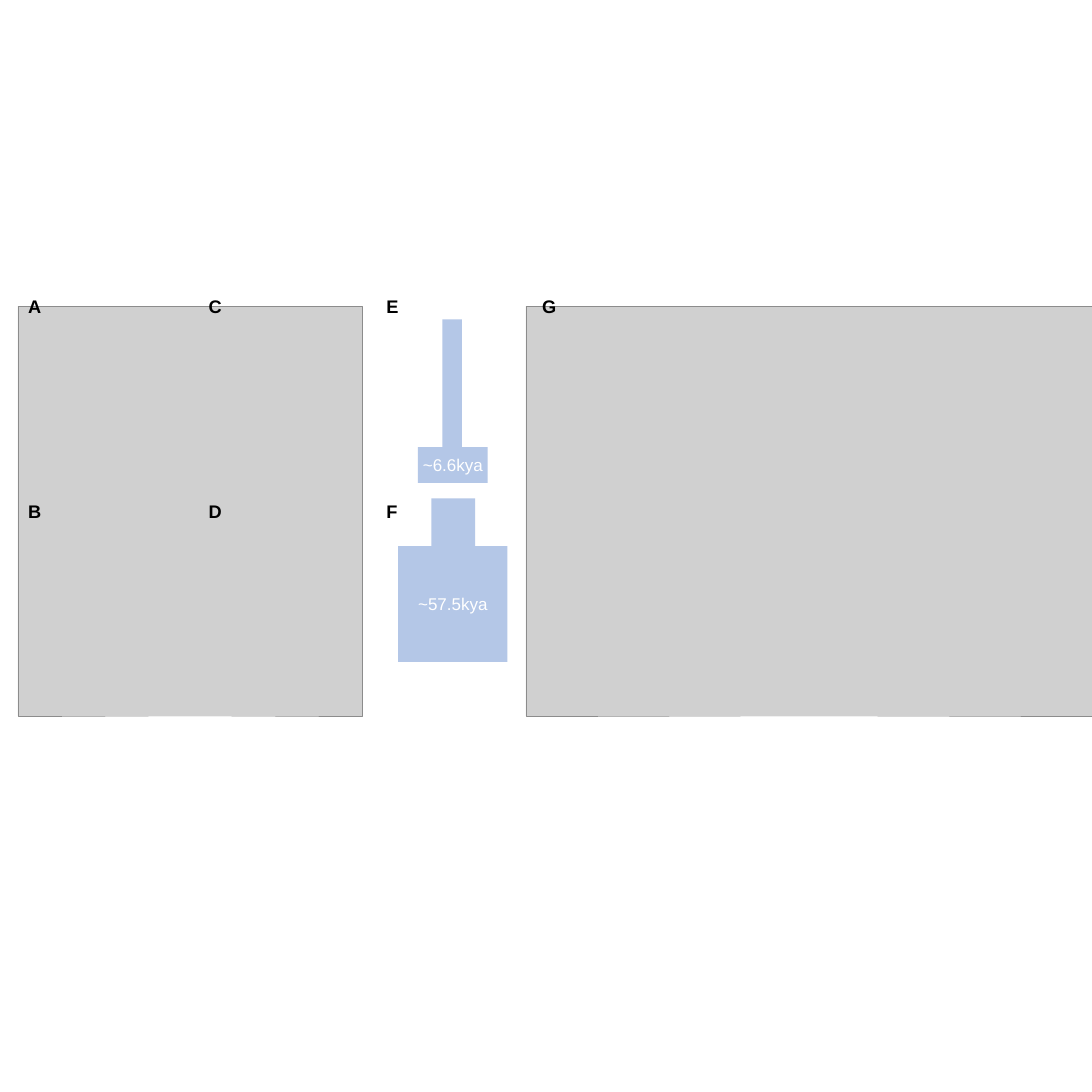
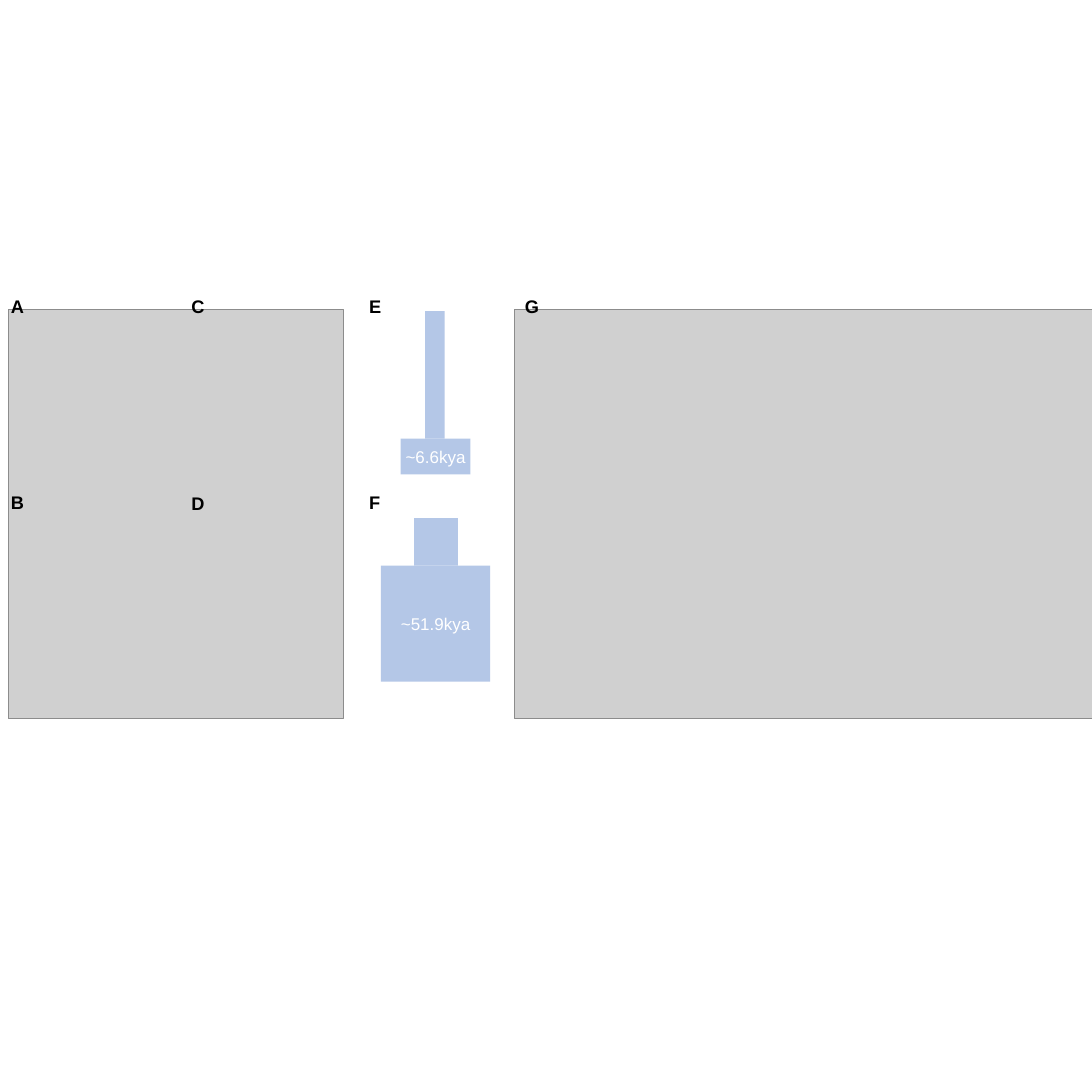
Before and after one commit to jon-mah/demo_for_ccgb, a slide deck: slide 11 of Summary/figures.pptx. Drawn at 1092x1092 pixels with LibreOffice and Linux fonts; fonts in the diff are those of the drawing; grey boxes stand for pictures. Boxes give left, top, right and bottom in pixels: in the first picture for what was removed or moved away, otherwise in the second. Text is boxed around its words. In the diff, an @@ line names an element or a change of style, - is before the commit and + after.

```diff
--- a/Summary/figures.pptx
+++ b/Summary/figures.pptx
@@ 4 texts: place and size @@
-4 texts at bbox=[28, 299, 556, 313]
+4 texts at bbox=[11, 299, 539, 313]
@@ picture: place and size @@
-picture at bbox=[18, 306, 362, 716]
+picture at bbox=[8, 309, 343, 719]
@@ 3 texts, 2 rectangles: place and size @@
-3 texts, 2 rectangles at bbox=[28, 319, 488, 518]
+3 texts, 2 rectangles at bbox=[11, 311, 470, 510]
@@ picture: place and size @@
-picture at bbox=[526, 306, 1092, 716]
+picture at bbox=[515, 309, 1092, 719]
@@ rectangle: place and size @@
-rectangle at bbox=[432, 498, 475, 546]
+rectangle at bbox=[414, 518, 458, 566]
@@ rectangle "~51.9kya": place and size @@
-rectangle "~51.9kya" at bbox=[398, 546, 508, 662]
+rectangle "~51.9kya" at bbox=[381, 566, 490, 681]
@@ text in rectangle at bbox=[401, 618, 470, 633]: text changed @@
-~57.5kya
+~51.9kya
```
Also in this commit, not shown: 1 other slide changed, 1 slide added, 1 slide removed, 39 other files.
